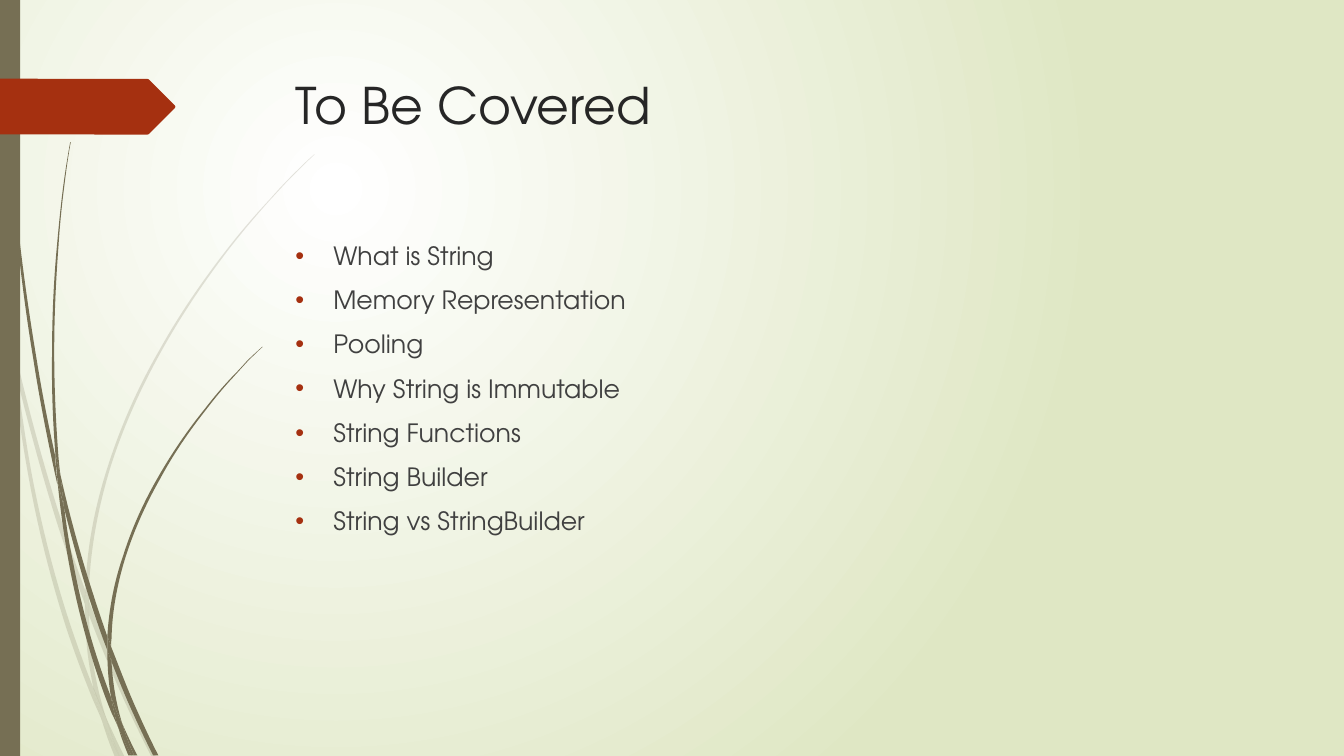
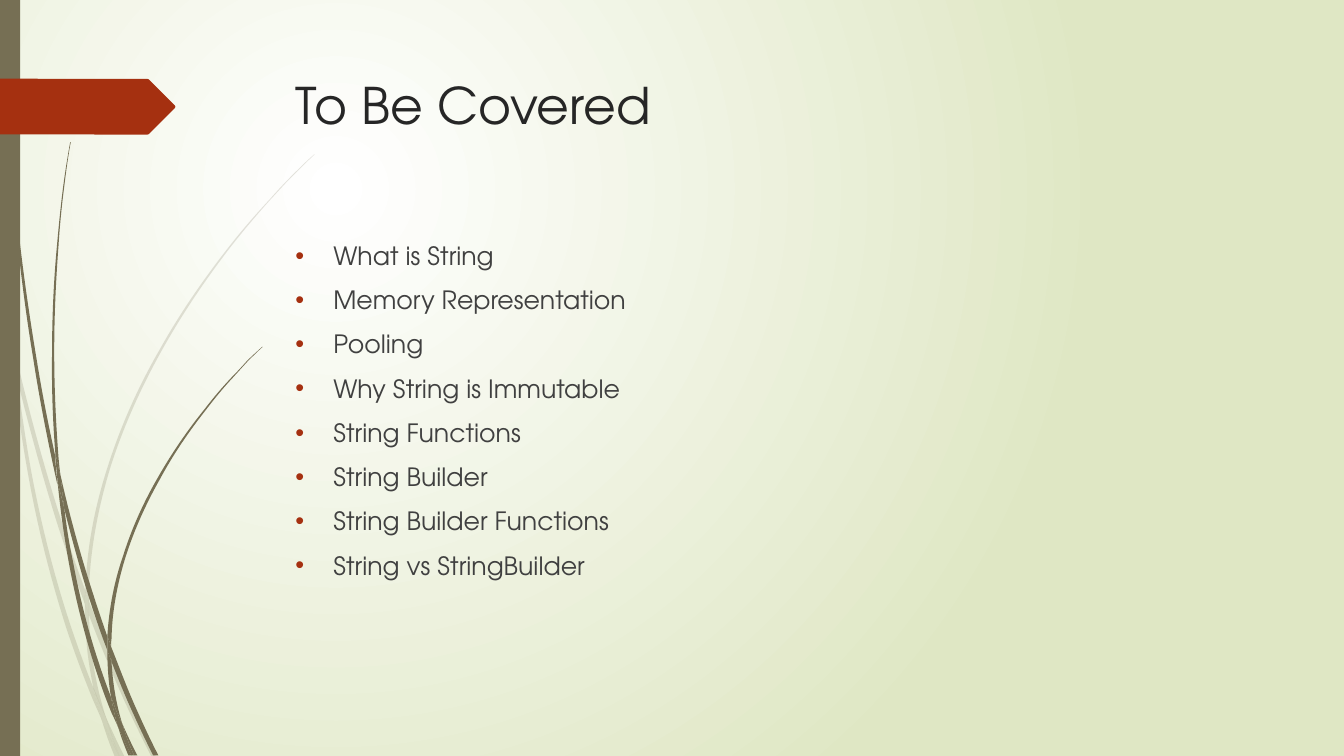
Before and after one commit to chandradeepk1617/ppt, a slide deck: slide 2 of New Microsoft PowerPoint Presentation (2).pptx. Drawn at 1344x756 pixels with LibreOffice and Linux fonts; fonts in the diff are those of the drawing. Boxes give left, top, right and bottom in pixels: in the first picture for what was removed or moved away, otherwise in the second. Text is boxed around its words. In the diff, an @@ line names an element or a change of style, - is before the commit and + after.

```diff
--- a/New Microsoft PowerPoint Presentation (2).pptx
+++ b/New Microsoft PowerPoint Presentation (2).pptx
@@ text at [333, 511, 609, 536]: paragraph added @@
+• String Builder Functions
```
Also in this commit, not shown: 1 other slide changed, 2 slides added, 2 slides removed.
